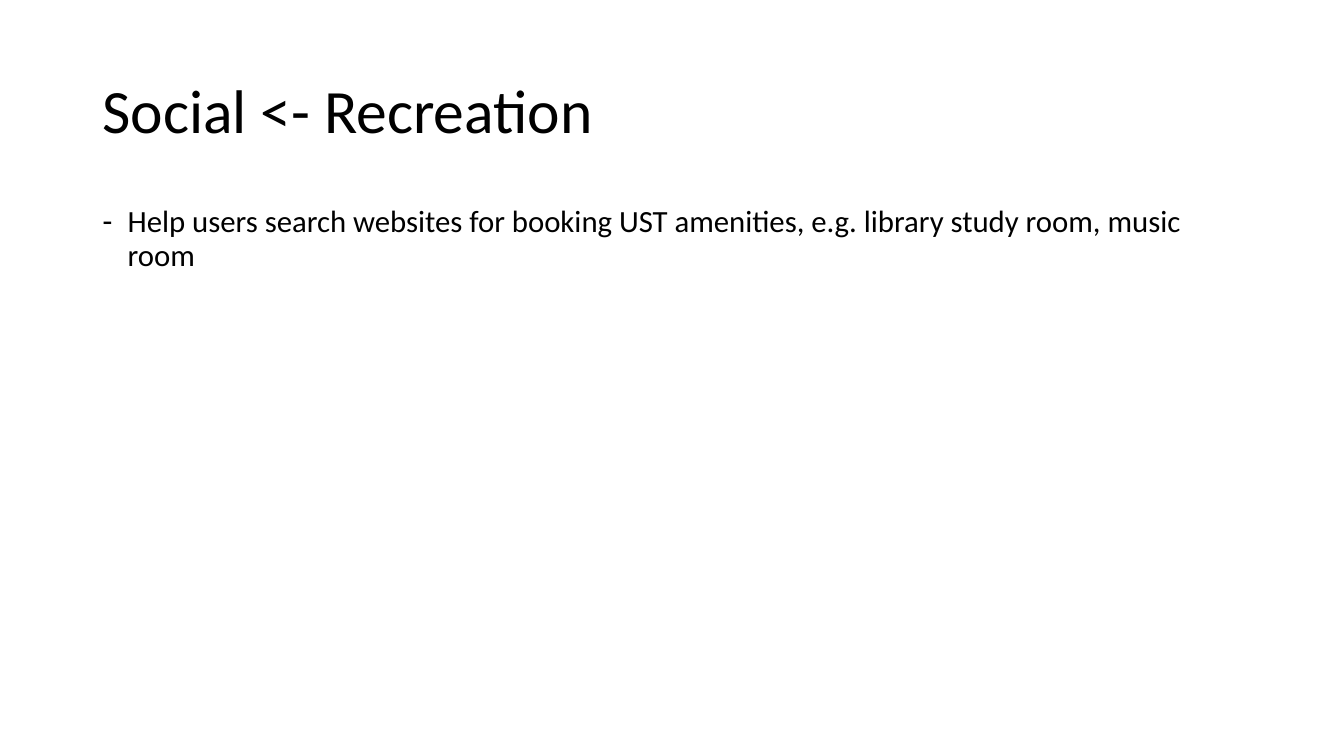
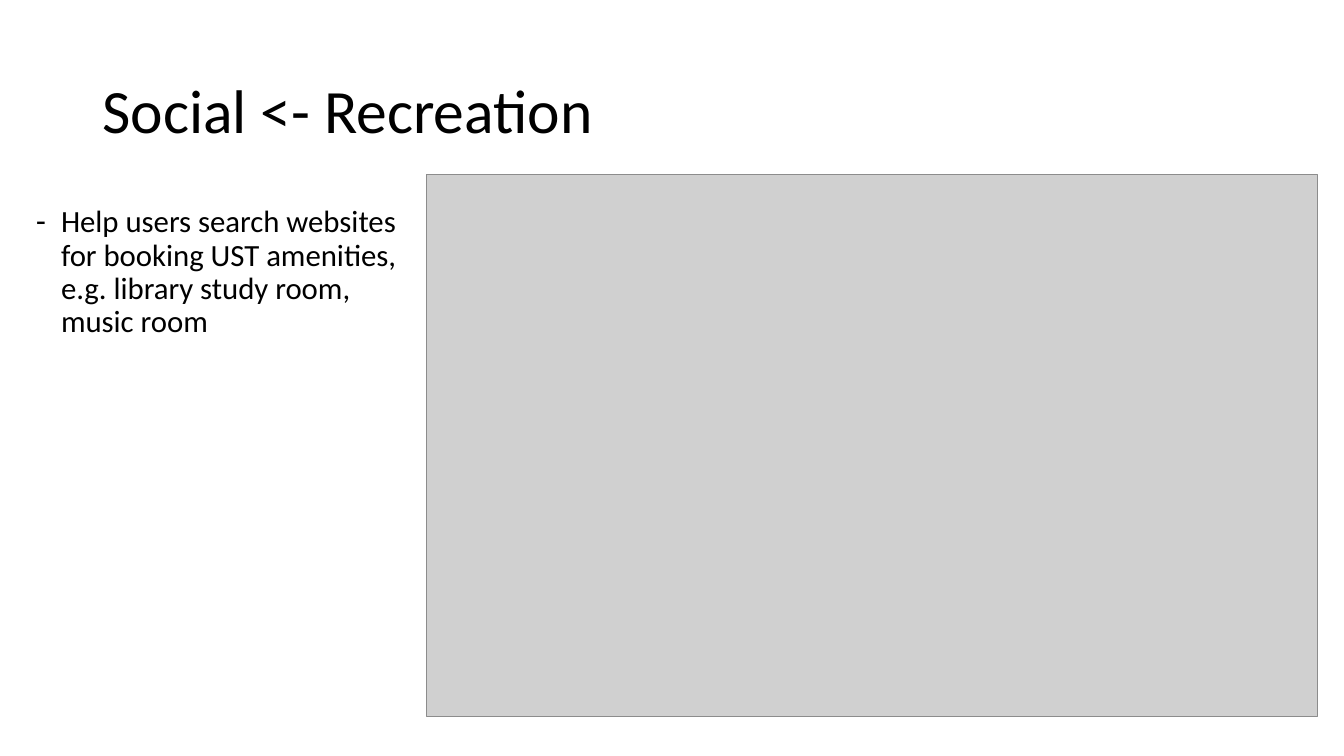
Before and after one commit to nighostchris/ust-freshman-chatbot, a slide deck: slide 9 of Presentation/COMP3111 Presentation.pptx (slide 8 before the commit). Drawn at 1344x756 pixels with LibreOffice and Linux fonts; fonts in the diff are those of the drawing; grey boxes stand for pictures. Boxes give left, top, right and bottom in pixels: in the first picture for what was removed or moved away, otherwise in the second. Text is boxed around its words. In the diff, an @@ line names an element or a change of style, - is before the commit and + after.

```diff
--- a/Presentation/COMP3111 Presentation.pptx
+++ b/Presentation/COMP3111 Presentation.pptx
@@ picture added at [426, 174, 1317, 717] @@
@@ text "Help users search websites for ..." rewrapped from [128, 210, 1181, 267] to [61, 210, 396, 333] @@
```
Also in this commit, not shown: 5 other slides changed, 2 slides added, 8 other files.
